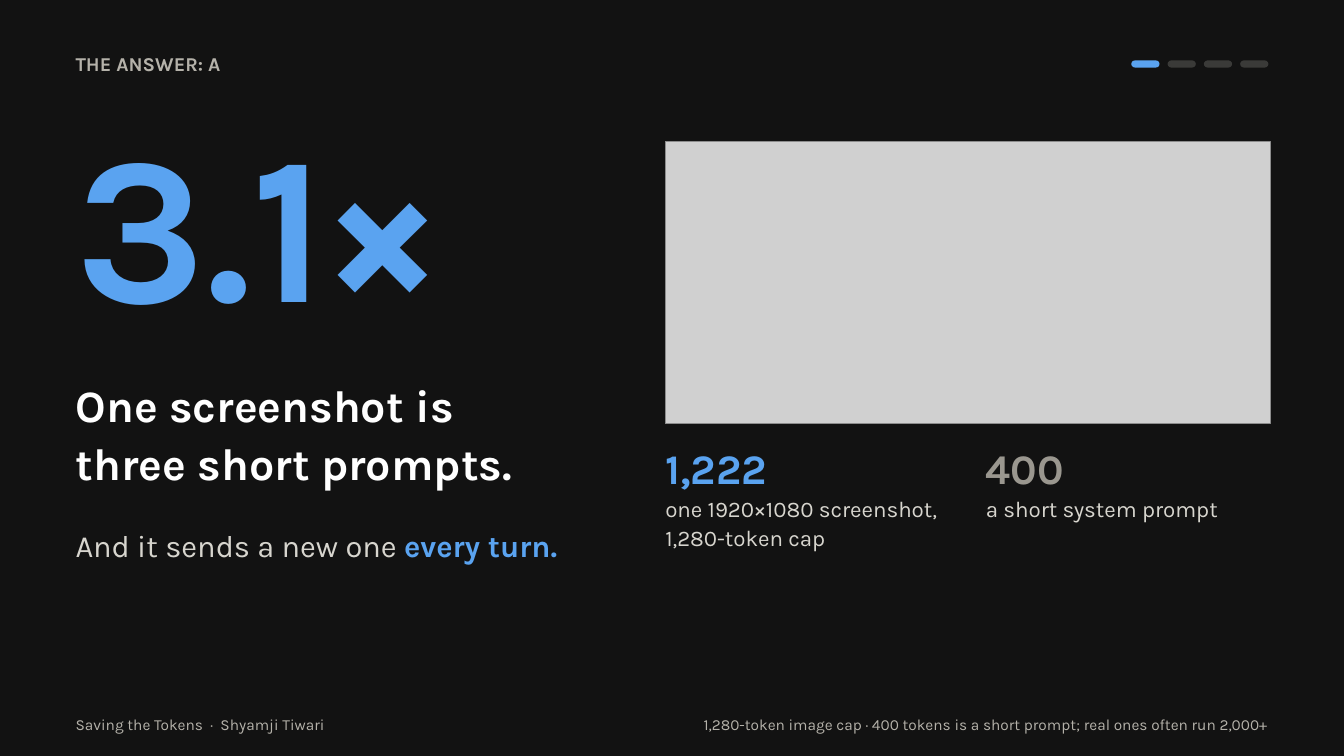
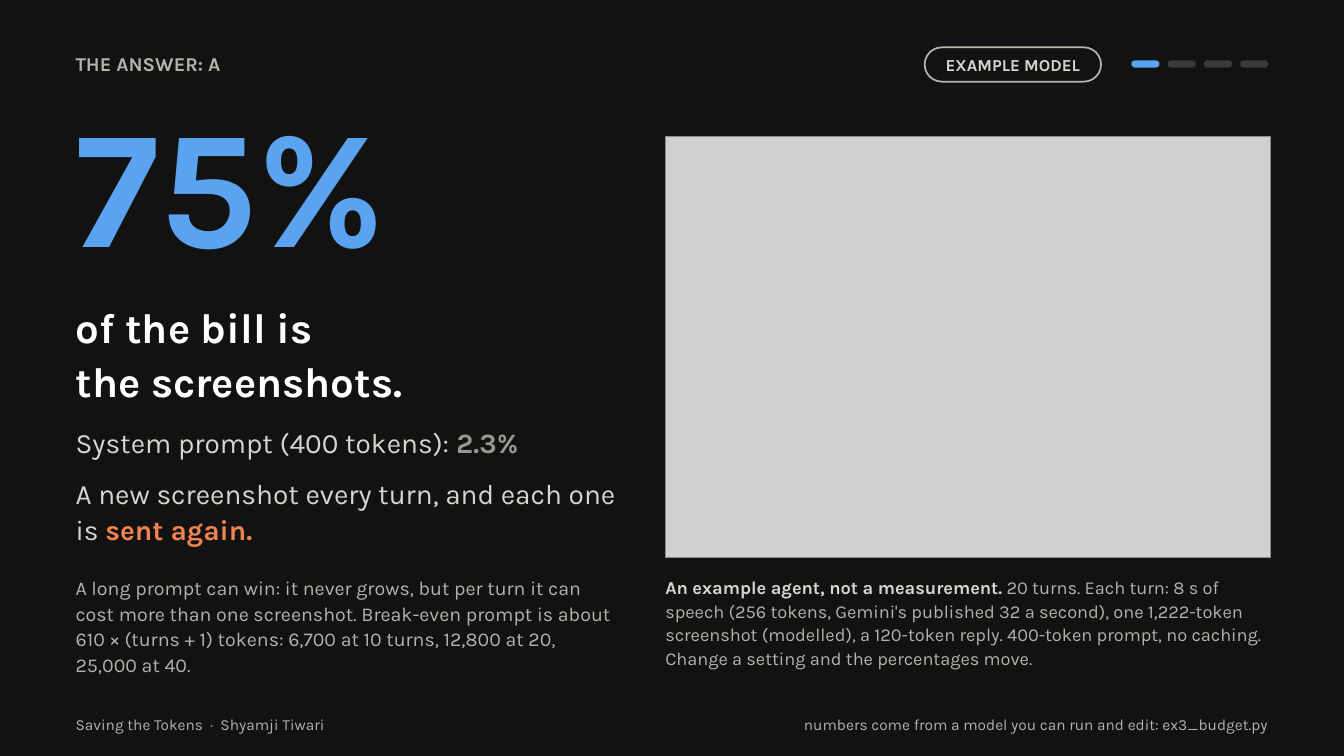
Before and after one commit to SwarnaRavali/agentic-ai-26, a slide deck: slide 3 of Saving-the-Tokens/slides/Saving_the_Tokens.pptx. Drawn at 1344x756 pixels with LibreOffice and Linux fonts; fonts in the diff are those of the drawing; grey boxes stand for pictures. Boxes give left, top, right and bottom in pixels: in the first picture for what was removed or moved away, otherwise in the second. Text is boxed around its words. In the diff, an @@ line names an element or a change of style, - is before the commit and + after.

Commit message:
Saving the Tokens: Colab-first setup, corrected numbers, new slides and scripts

```diff
--- a/Saving-the-Tokens/slides/Saving_the_Tokens.pptx
+++ b/Saving-the-Tokens/slides/Saving_the_Tokens.pptx
@@ rounded rectangle added at (925,47,1101,82), fill #121212, outline #B5B2AA 1.25 pt, 12 pt, text #D7D5CE, bold @@
+EXAMPLE MODEL
@@ text added at (76,136,386,250), 120 pt, text #5AA3F0, bold @@
+75%
@@ picture: place and size @@
-picture at (665,141,1270,423)
+picture at (665,136,1270,558)
@@ text removed at (76,163,439,305) @@
-3.1×
@@ text added at (76,313,402,398), 30 pt, text #FFFFFF, bold @@
+of the bill is
+the screenshots.
@@ text removed at (76,390,512,491) @@
-One screenshot is
-three short prompts.
@@ text added at (76,433,518,460), 20 pt, text #D7D5CE @@
+System prompt (400 tokens): 2.3%
@@ text removed at (665,456,937,552) @@
-1,222
-one 1920×1080 screenshot,
-1,280-token cap
@@ text at (76,485,616,547): text changed; size 22 to 20 pt @@
-And it sends a new one every turn.
+A new screenshot every turn, and each one is sent again.
@@ text at (76,581,610,674): text changed; size 16 to 14 pt; text colour #D7D5CE to #B5B2AA @@
-400
-a short system prompt
+A long prompt can win: it never grows, but per turn it can cost more than one screenshot. Break-even prompt is about 610 × (turns + 1) tokens: 6,700 at 10 turns, 12,800 at 20, 25,000 at 40.
@@ text at (665,581,1262,670): text changed; size 11 to 13 pt @@
-1,280-token image cap · 400 tokens is a short prompt; real ones often run 2,000+
+An example agent, not a measurement. 20 turns. Each turn: 8 s of speech (256 tokens, Gemini's published 32 a second), one 1,222-token screenshot (modelled), a 120-token reply. 400-token prompt, no caching. Change a setting and the percentages move.
@@ text added at (804,719,1267,734), 11 pt, text #B5B2AA @@
+numbers come from a model you can run and edit: ex3_budget.py
```
Also in this commit, not shown: 17 other slides changed, 11 other files.
